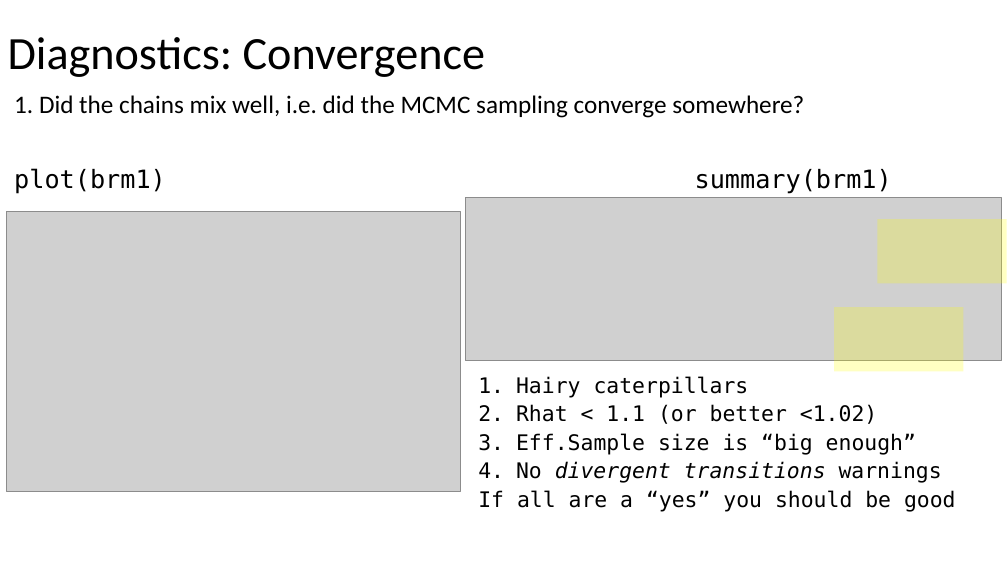
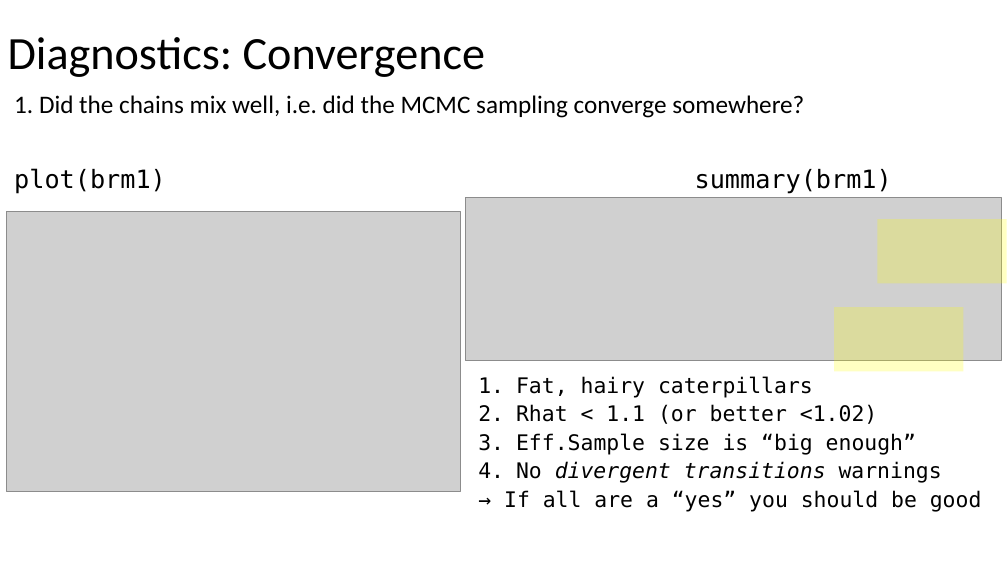
Before and after one commit to julianquandt/brms-intro-SIPS2019, a slide deck: slide 47 of intro_to_brms.pptx. Drawn at 1008x567 pixels with LibreOffice and Linux fonts; fonts in the diff are those of the drawing; grey boxes stand for pictures. Boxes give left, top, right and bottom in pixels: in the first picture for what was removed or moved away, otherwise in the second. Text is boxed around its words. In the diff, an @@ line names an element or a change of style, - is before the commit and + after.

```diff
--- a/intro_to_brms.pptx
+++ b/intro_to_brms.pptx
@@ text at [516, 376, 813, 398]: text changed @@
-1. Hairy caterpillars
+1. Fat, hairy caterpillars
@@ text at [504, 490, 982, 512]: text changed @@
-If all are a “yes” you should be good
+→ If all are a “yes” you should be good
```
Also in this commit, not shown: 4 other slides changed.
